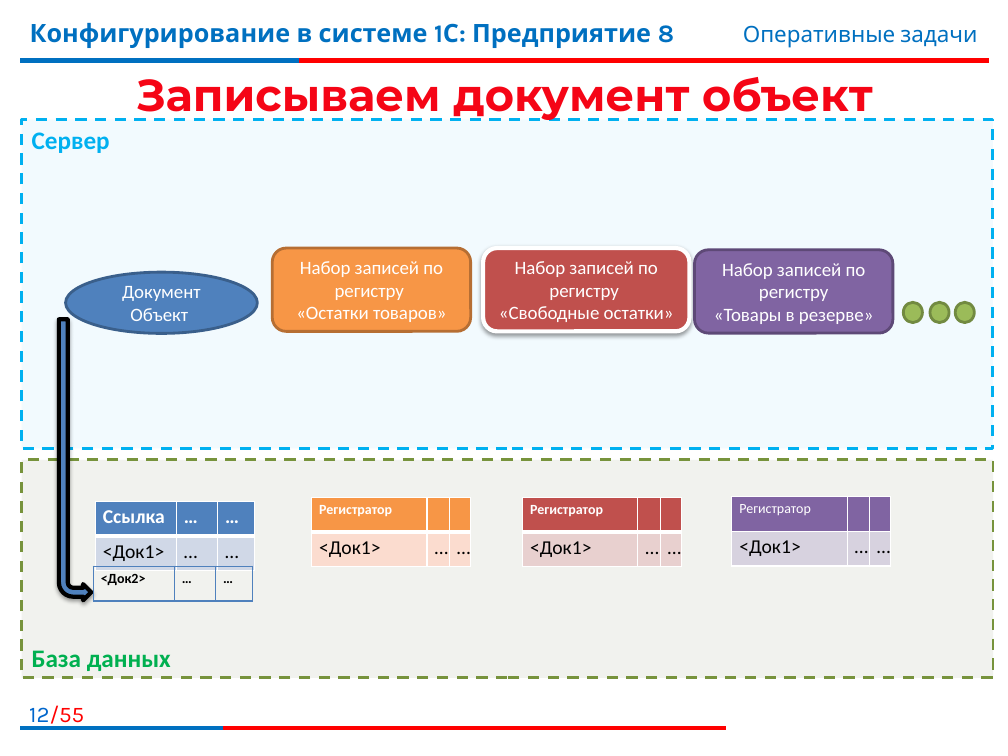
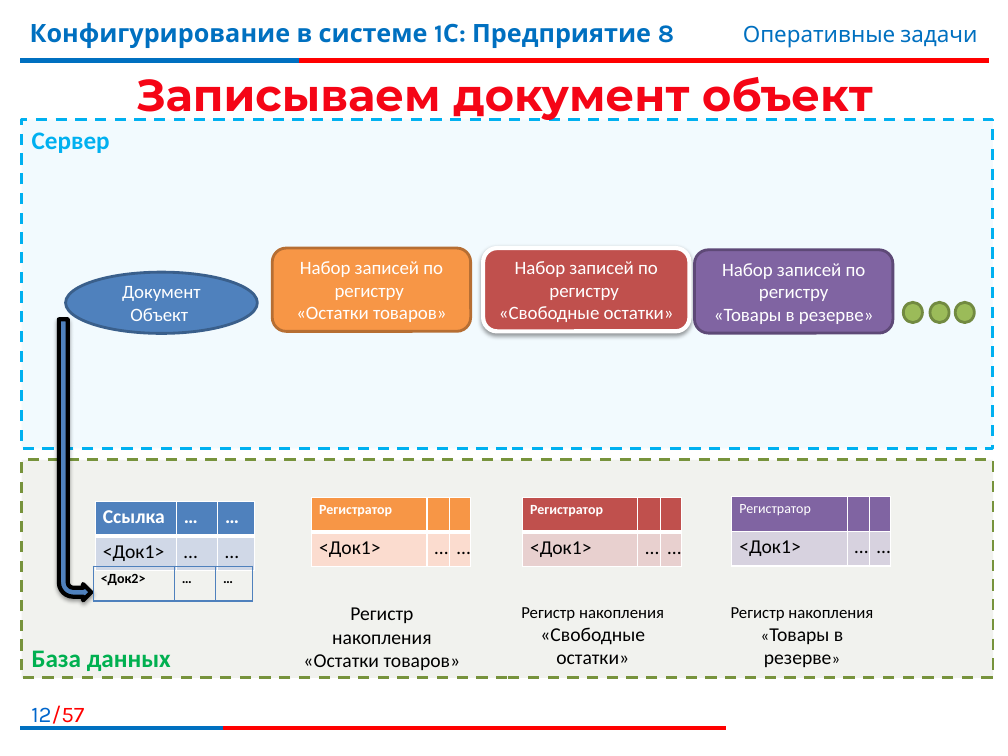
Before and after one commit to bestteacher-1c/documents_compl_kurs, a slide deck: slide 12 of Занятие_09/Иллюстрации_09.pptx. Drawn at 1008x756 pixels with LibreOffice and Linux fonts; fonts in the diff are those of the drawing; background and template pictures are left out. Boxes give left, top, right and bottom in pixels: in the first picture for what was removed or moved away, otherwise in the second. Text is boxed around its words. In the diff, an @@ line names an element or a change of style, - is before the commit and + after.

```diff
--- a/Занятие_09/Иллюстрации_09.pptx
+++ b/Занятие_09/Иллюстрации_09.pptx
@@ text added at (303,607,461,670), 14 pt, text #000000 @@
+Регистр накопления «Остатки товаров»
@@ text added at (521,607,664,664), 14 pt, text #000000 @@
+Регистр накопления «Свободные остатки»
@@ text added at (731,607,873,667), 12 pt, text #000000 @@
+Регистр накопления «Товары в резерве»
@@ page number at (31,705,84,729): text changed @@
-12/55
+12/57
```
Also in this commit, not shown: 20 other slides changed, 2 slides added, 1 other file.
